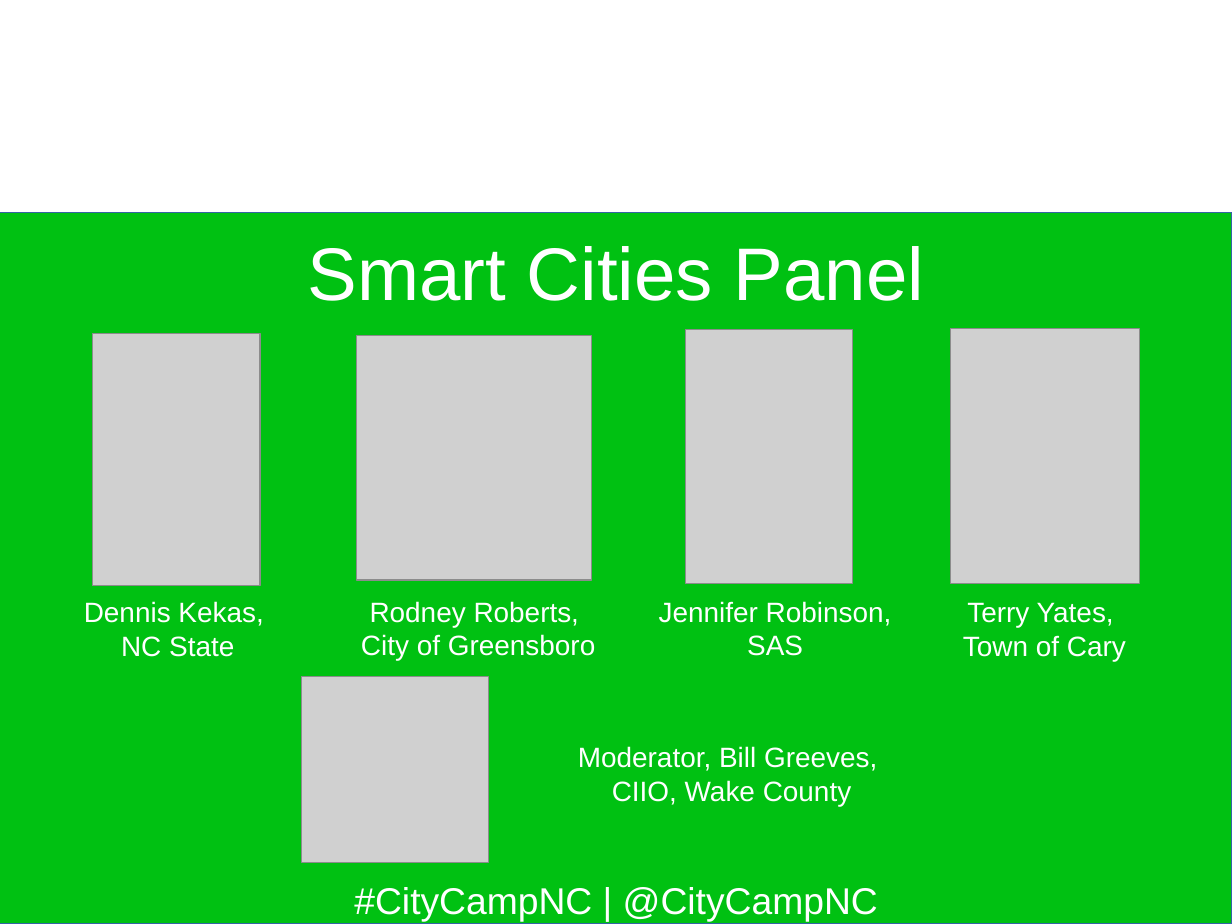
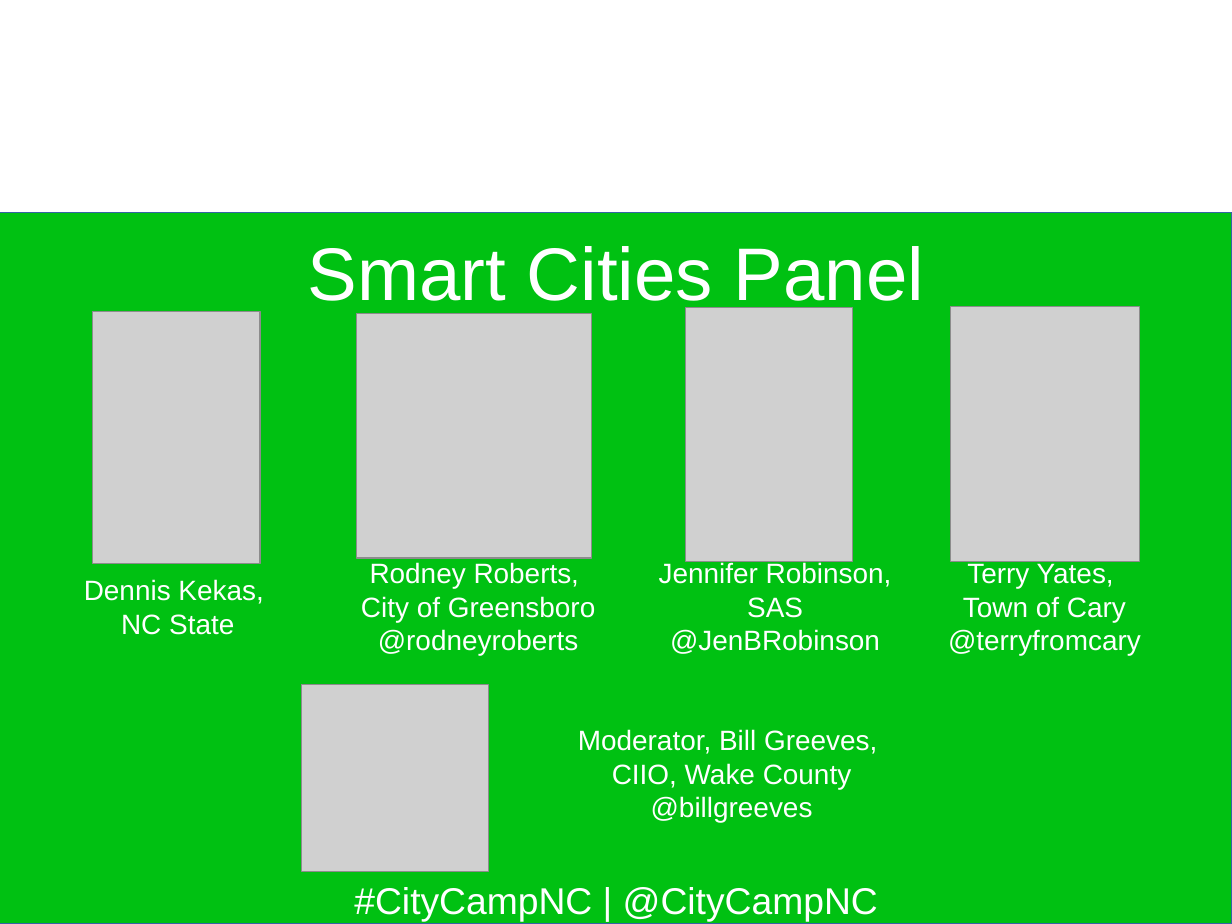
Before and after one commit to jhibbets/presentations, a slide deck: slide 35 of CCNC_2017.odp (slide 27 before the commit). Drawn at 1232x924 pixels with LibreOffice and Linux fonts; fonts in the diff are those of the drawing; grey boxes stand for pictures; background and template pictures are left out. Boxes give left, top, right and bottom in pixels: in the first picture for what was removed or moved away, otherwise in the second. Text is boxed around its words. In the diff, an @@ line names an element or a change of style, - is before the commit and + after.

```diff
--- a/CCNC_2017.odp
+++ b/CCNC_2017.odp
@@ 2 pictures, 1 text: place and size @@
-2 pictures, 1 text at box(84, 333, 591, 657)
+2 pictures, 1 text at box(84, 311, 591, 635)
@@ 2 pictures, 2 texts: place and size @@
-2 pictures, 2 texts at box(361, 329, 1139, 661)
+2 pictures, 2 texts at box(361, 306, 1139, 655)
@@ text "Terry Yates,": place and size @@
-text "Terry Yates," at box(963, 602, 1126, 661)
+text "Terry Yates," at box(948, 561, 1141, 655)
@@ text at box(670, 597, 880, 654): text changed @@
-SAS
+SAS @JenBRobinson
@@ text at box(378, 629, 579, 655): paragraph added @@
+@rodneyroberts
@@ text at box(948, 629, 1141, 655): paragraph added @@
+@terryfromcary
@@ picture: place and size @@
-picture at box(302, 676, 489, 863)
+picture at box(302, 685, 489, 872)
@@ text "Moderator, Bill Greeves,": place and size @@
-text "Moderator, Bill Greeves," at box(578, 746, 877, 806)
+text "Moderator, Bill Greeves," at box(578, 729, 877, 823)
@@ text at box(651, 796, 813, 823): paragraph added @@
+@billgreeves
```
Also in this commit, not shown: 17 other slides changed, 7 slides added.
